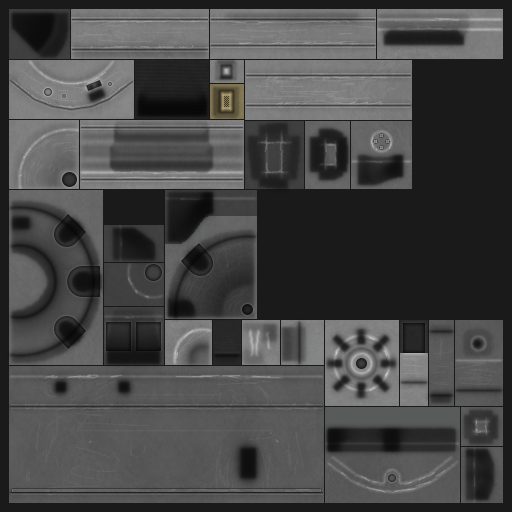
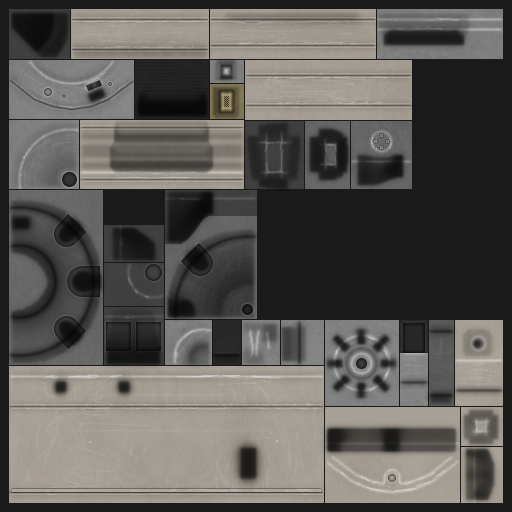
Layered file, before and after one edit (512 × 512). Changes by layer:
added layer "Layer 4" above "Layer 2" over [9, 9, 503, 503]
showed "Layer 2" over [9, 9, 503, 503]
